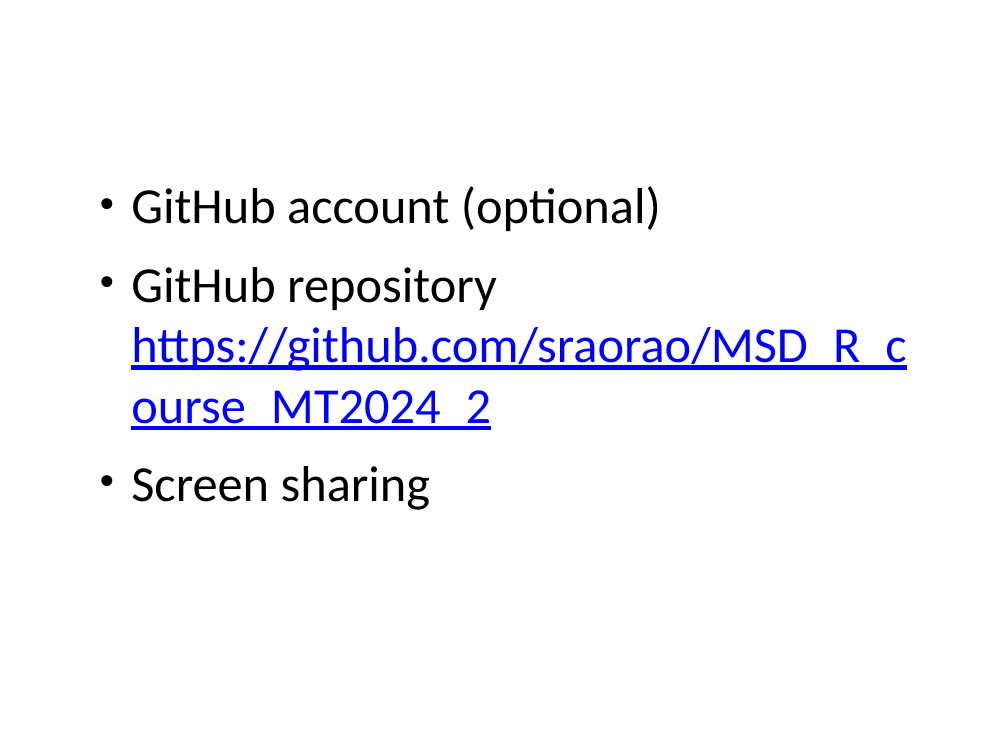
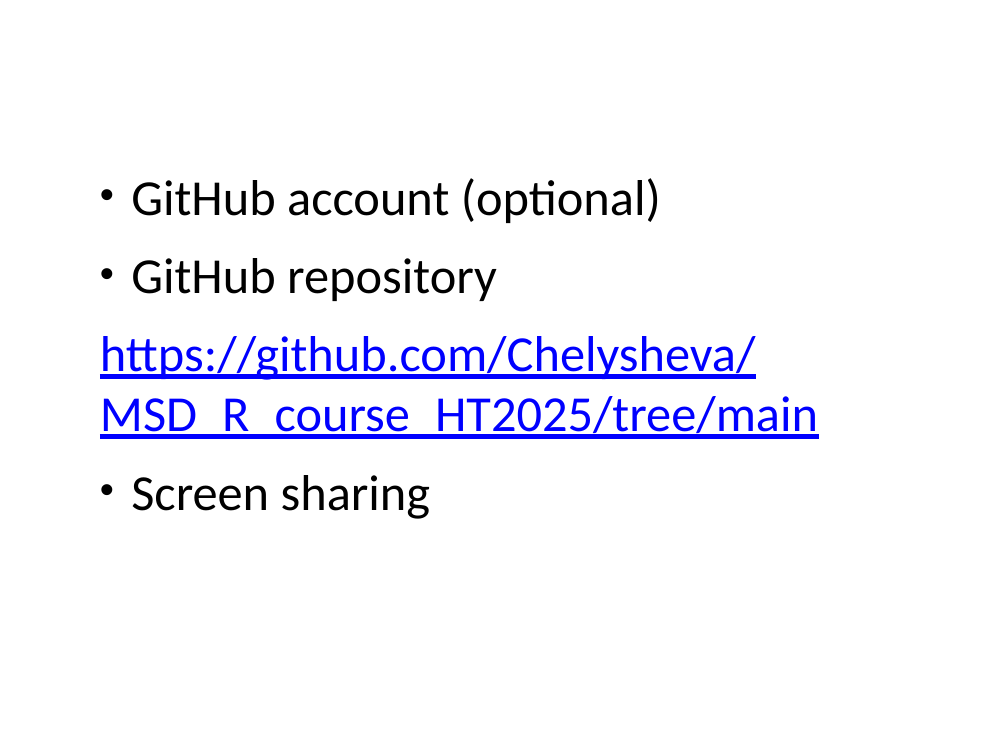
Before and after one commit to Chelysheva/MSD_R_course_HT2025, a slide deck: slide 3 of powerpoint/Session1.pptx. Drawn at 1008x756 pixels with LibreOffice and Linux fonts; fonts in the diff are those of the drawing. Boxes give left, top, right and bottom in pixels: in the first picture for what was removed or moved away, otherwise in the second. Text is boxed around its words. In the diff, an @@ line names an element or a change of style, - is before the commit and + after.

```diff
--- a/powerpoint/Session1.pptx
+++ b/powerpoint/Session1.pptx
@@ text at bbox=[100, 258, 818, 439]: text changed @@
-• GitHub repository https://github.com/sraorao/MSD_R_course_MT2024_2
+• GitHub repository
+https://github.com/Chelysheva/MSD_R_course_HT2025/tree/main
```
Also in this commit, not shown: 2 other slides changed, 1 other file.
